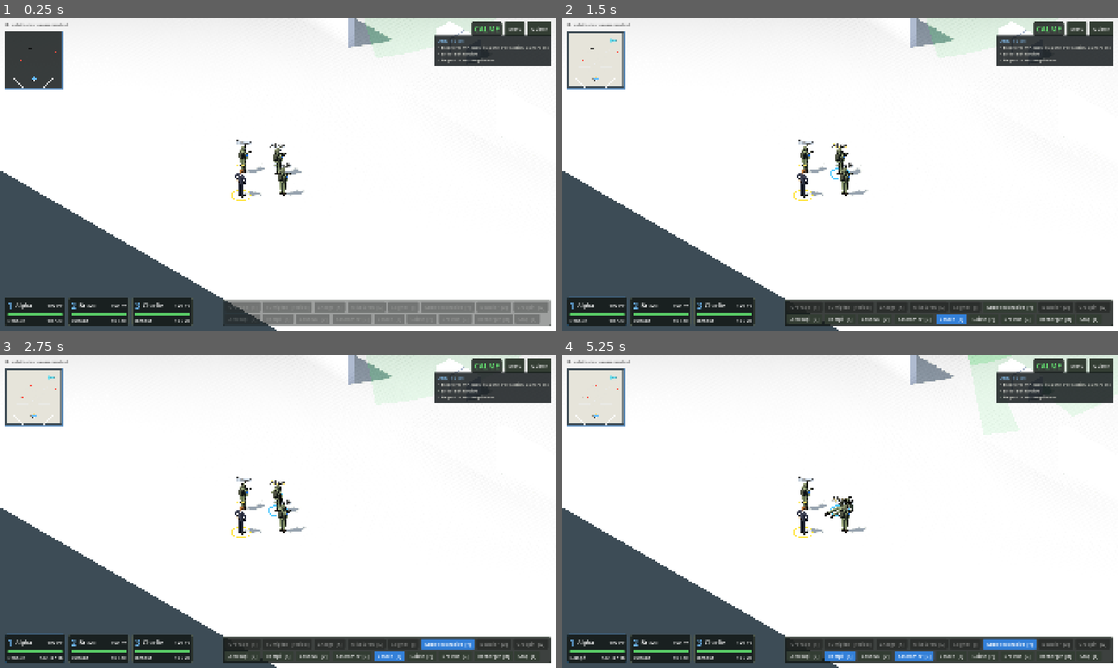
Above: before the commit, frames 1-4 (two rows, left to right).
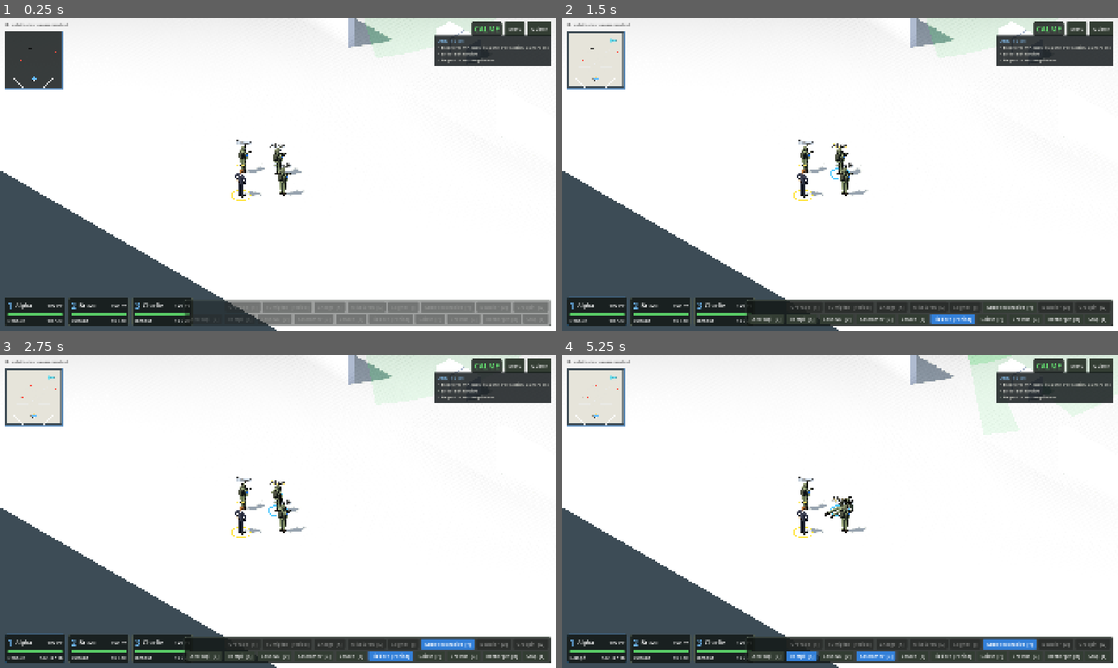
Above: after the commit, the same moments.

Repository: HackTechDev/Commando
Game: Godot game, scene res://scenes/levels/escort/escort.tscn
Two runs of this game, one before a commit and one after it. Both use one fixed random seed, a clock stepped at 60 frames per second and the inputs below. This scene is started directly instead of the project's main scene.
Inputs (mouse positions are in pixels of both pictures, inside the frame that each line leads up to):
- Up to frame 1 (0.25 s): no input
- Up to frame 2 (1.5 s): tap Enter (execute_orders) at 0.5 s; drag from (595, 312) to (895, 105) at 0.52 s; click (951, 318) at 1.25 s, where only the run after the commit has a clickable "Tir libre [Period]"
- Up to frame 3 (2.75 s): click "Arme secondaire [Y]" at 2 s
- Up to frame 4 (5.25 s): click "Accroupi [C]" at 2.75 s; click "Rampé [X]" at 3.5 s; click "Couteau [V]" at 4.25 s; click "Assommer [B]" at 5 s

The runs differ from the first frame. In frame 1, 0.7% of the frame differs, in the area x 33-99%, y 90-99%; in frame 2, 1.0%; in frame 3, 1.0%; in frame 4, 1.6%, in the area x 33-98%, y 90-99%.

Commit message:
Tir libre
Touche « : » ou bouton « Tir libre », puis clic sur un mur, un objet ou le
sol : rafale de 5 coups sur ce point. Les balles s'arrêtent sur le premier
obstacle ; murs fragiles, caisses et bidons cèdent sous les balles ; un
ennemi sur la trajectoire est touché.

Co-Authored-By: Claude Opus 5.5 <noreply@anthropic.com>

Diff:
--- a/project.godot
+++ b/project.godot
@@ -150,6 +150,11 @@
 "events": [Object(InputEventKey,"resource_local_to_scene":false,"resource_name":"","device":-1,"window_id":0,"alt_press …(190 unchanged characters)…
 ]
 }
+action_fire_at={
+"deadzone": 0.5,
+"events": [Object(InputEventKey,"resource_local_to_scene":false,"resource_name":"","device":-1,"window_id":0,"alt_pressed":false,"shift_pressed":false,"ctrl_pressed":false,"meta_pressed":false,"pressed":false,"keycode":0,"physical_keycode":46,"key_label":0,"unicode":0,"location":0,"echo":false,"script":null)
+]
+}
 action_smoke={
 "deadzone": 0.5,
 "events": [Object(InputEventKey,"resource_local_to_scene":false,"resource_name":"","device":-1,"window_id":0,"alt_press …(190 unchanged characters)…
--- a/scenes/ui/hud.tscn
+++ b/scenes/ui/hud.tscn
@@ -211,6 +211,14 @@
 toggle_mode = true
 text = "Lancer  [T]"
 
+[node name="FireAt" type="Button" parent="PlayerController/ActionBar/Rows/Buttons"]
+unique_name_in_owner = true
+layout_mode = 2
+focus_mode = 0
+tooltip_text = "Tir libre : puis clic gauche sur un mur, un objet ou le sol. Les opérateurs sélectionnés tirent une rafale de 5 coups sur ce point (ils s'approchent à portée s'il le faut). Un mur fragile, une caisse ou un bidon finit par céder sous les balles. Bruyant comme tout tir."
+toggle_mode = true
+text = "Tir libre"
+
 [node name="Crate" type="Button" parent="PlayerController/ActionBar/Rows/Buttons"]
 unique_name_in_owner = true
 layout_mode = 2
--- a/scripts/autoload/selection_manager.gd
+++ b/scripts/autoload/selection_manager.gd
@@ -2,7 +2,7 @@
 ## Unités sélectionnées et transmission des ordres.
 ##
 ## Ordres simultanés : en mode préparation (`planning`), les ordres donnés
-## (déplacement, attaque, couteau, lancer, grenade, fumigène, grappin,
+## (déplacement, attaque, tir libre, couteau, lancer, grenade, fumigène, grappin,
 ## caisse, escalade, pose et mise à feu d'une charge, soins, roulade) ne
 ## partent pas : chaque unité garde le dernier reçu, et
 ## `execute_plans` les lance tous ensemble. Les gestes immédiats (posture,
@@ -112,6 +112,15 @@
 		_issue(selected[i], selected[i].move_to.bind(point, run), point, &"move")
 
 
+## Ordonne aux unités sélectionnées une rafale de tir libre sur `target`
+## (mur, objet, sol). Renvoie vrai si au moins une a obéi.
+func order_fire_at(target: Vector3, run: bool = false) -> bool:
+	var any := false
+	for unit in selected:
+		any = _issue(unit, unit.fire_at.bind(target, run), target, &"attack") or any
+	return any
+
+
 ## Ordonne aux unités sélectionnées d'attaquer `enemy`.
 func order_attack(enemy: Enemy, run: bool) -> void:
 	for unit in selected:
--- a/scripts/props/climbable.gd
+++ b/scripts/props/climbable.gd
@@ -41,6 +41,8 @@
 ## Détruite par une explosion (invisible, sans collision).
 var is_broken: bool = false
 var _layer_before_break: int = 0
+## Dégâts de balles encaissés (tir libre), jusqu'à `toughness()`.
+var damage_taken: float = 0.0
 
 ## Souffle d'une explosion : en deçà de cette part du rayon, l'objet est
 ## détruit ; au-delà (jusqu'au rayon), il est projeté d'au plus `BLAST_PUSH` m.
@@ -228,6 +230,24 @@
 	return true
 
 
+## Points de résistance aux balles : une caisse tient plus qu'un bidon.
+func toughness() -> float:
+	return 220.0 if can_stand_on else 110.0
+
+
+## Balle qui frappe l'objet (tir libre) : détruit une fois `toughness()`
+## atteint. Un objet fixe (corniche) ou occupé n'est pas touché.
+func take_shot(damage: float, at: Vector3, from: Vector3) -> void:
+	if not movable or is_broken or occupant != null or handler != null:
+		return
+	damage_taken += damage
+	if damage_taken >= toughness():
+		var box := AABB(global_position - Vector3(half_extent, 0.0, half_extent), Vector3(half_extent * 2.0, top_height, half_extent * 2.0))
+		Debris.burst(get_parent(), box, from, _color(), 12)
+		Sfx.play_at(&"fall", global_position + Vector3.UP * 0.5, -2.0)
+		_set_broken(true)
+
+
 ## Couleur des éclats : bois d'une caisse, tôle d'un bidon.
 func _color() -> Color:
 	return Color(0.45, 0.33, 0.2) if can_stand_on else Color(0.32, 0.36, 0.3)
@@ -258,11 +278,12 @@
 ## Sauvegarde rapide (`QuickSave`) : place et orientation (caisses
 ## déplacées), objet détruit.
 func save_state() -> Dictionary:
-	return {"transform": global_transform, "broken": is_broken}
+	return {"transform": global_transform, "broken": is_broken, "damage": damage_taken}
 
 
 func load_state(data: Dictionary) -> void:
 	_set_broken(data.get("broken", false))
+	damage_taken = data.get("damage", 0.0)
 	var saved: Transform3D = data.get("transform", global_transform)
 	if saved.is_equal_approx(global_transform):
 		return
--- a/scripts/props/fragile_wall.gd
+++ b/scripts/props/fragile_wall.gd
@@ -14,8 +14,11 @@
 ## Une explosion casse le mur si son centre est à moins de cette part de son
 ## rayon d'effet (mesurée jusqu'au point le plus proche du mur).
 @export var break_ratio: float = 0.8
+## Points de résistance aux balles (tir libre) : à zéro, le mur tombe.
+@export var toughness: float = 300.0
 
 var is_broken: bool = false
+var damage_taken: float = 0.0
 var _shape: CollisionShape3D
 var _mesh: MeshInstance3D
 
@@ -73,6 +76,16 @@
 	return local.distance_to(nearest) <= radius * break_ratio
 
 
+## Balle tirée depuis `from` qui frappe le mur en `at` : il s'effrite, et
+## tombe une fois `toughness` atteint.
+func take_shot(damage: float, at: Vector3, from: Vector3) -> void:
+	if is_broken:
+		return
+	damage_taken += damage
+	if damage_taken >= toughness:
+		break_apart(at + (at - from).normalized() * -0.5)
+
+
 ## Le mur tombe en morceaux (éclats projetés loin de `from`).
 func break_apart(from: Vector3) -> void:
 	if is_broken:
@@ -85,11 +98,12 @@
 
 ## Sauvegarde rapide (`QuickSave`) : mur debout ou effondré.
 func save_state() -> Dictionary:
-	return {"broken": is_broken}
+	return {"broken": is_broken, "damage": damage_taken}
 
 
 func load_state(data: Dictionary) -> void:
 	_set_broken(data.get("broken", is_broken))
+	damage_taken = data.get("damage", 0.0)
 
 
 func _set_broken(broken: bool) -> void:
--- a/scripts/ui/help_overlay.gd
+++ b/scripts/ui/help_overlay.gd
@@ -27,6 +27,7 @@
 		[[&"parry"], "Parer : au moment où l'ennemi frappe"],
 		[[&"action_grenade"], "Grenade, puis clic au sol"],
 		[[&"action_smoke"], "Fumigène, puis clic au sol"],
+		[[&"action_fire_at"], "Tir libre, puis clic sur un mur ou un objet"],
 		[[&"reload"], "Recharger"],
 		[[&"switch_weapon"], "Arme secondaire / principale"],
 		[[&"action_sling"], "Arme à la bretelle"],
--- a/scripts/ui/hud.gd
+++ b/scripts/ui/hud.gd
@@ -11,6 +11,7 @@
 @onready var _knife: Button = %Knife
 @onready var _knockout: Button = %Knockout
 @onready var _throw: Button = %Throw
+@onready var _fire_at: Button = %FireAt
 @onready var _crate: Button = %Crate
 @onready var _sling: Button = %Sling
 @onready var _reload: Button = %Reload
@@ -65,6 +66,7 @@
 	_knife.pressed.connect(_controller.toggle_pending_action.bind(PlayerController.ACTION_KNIFE))
 	_knockout.pressed.connect(_controller.toggle_pending_action.bind(PlayerController.ACTION_KNOCKOUT))
 	_throw.pressed.connect(_controller.toggle_pending_action.bind(PlayerController.ACTION_THROW))
+	_fire_at.pressed.connect(_controller.toggle_pending_action.bind(PlayerController.ACTION_FIRE_AT))
 	_crate.pressed.connect(_controller.toggle_pending_action.bind(PlayerController.ACTION_CRATE))
 	_controller.pending_action_changed.connect(func(_action: StringName) -> void: _refresh_actions())
 	_sling.pressed.connect(SelectionManager.toggle_sling)
@@ -89,6 +91,7 @@
 	(_controller.get_node(^"Help") as Label).text = "%s : aide (toutes les commandes)" % KeyNames.label(&"toggle_help")
 	_weapon.text = "Arme secondaire  [%s]" % KeyNames.label(&"switch_weapon")
 	_smoke.text = "Fumigène  [%s]" % KeyNames.label(&"action_smoke")
+	_fire_at.text = "Tir libre  [%s]" % KeyNames.label(&"action_fire_at")
 	_build_mission_panels()
 	pause_menu = PauseMenu.new()
 	add_child(pause_menu)
@@ -156,7 +159,7 @@
 func _refresh_actions() -> void:
 	var selected := SelectionManager.selected
 	var empty := selected.is_empty()
-	for button: Button in [_crouch, _prone, _knife, _knockout, _throw, _crate, _sling, _reload, _stop]:
+	for button: Button in [_crouch, _prone, _knife, _knockout, _throw, _fire_at, _crate, _sling, _reload, _stop]:
 		button.disabled = empty
 	_action_bar.modulate.a = 0.5 if empty else 1.0
 	# Équipement : grisé si aucune unité sélectionnée n'en a.
@@ -179,5 +182,6 @@
 	_knife.set_pressed_no_signal(_controller.pending_action == PlayerController.ACTION_KNIFE)
 	_knockout.set_pressed_no_signal(_controller.pending_action == PlayerController.ACTION_KNOCKOUT)
 	_throw.set_pressed_no_signal(_controller.pending_action == PlayerController.ACTION_THROW)
+	_fire_at.set_pressed_no_signal(_controller.pending_action == PlayerController.ACTION_FIRE_AT)
 	_crate.set_pressed_no_signal(_controller.pending_action == PlayerController.ACTION_CRATE)
 	_sling.set_pressed_no_signal(not empty and selected.all(func(unit: Commando) -> bool: return unit.weapon_slung))
--- a/scripts/ui/player_controller.gd
+++ b/scripts/ui/player_controller.gd
@@ -31,6 +31,8 @@
 const ACTION_GRENADE := &"grenade"
 ## Fumigène : puis clic gauche au sol.
 const ACTION_SMOKE := &"smoke"
+## Tir libre : puis clic gauche sur un mur, un objet ou le sol.
+const ACTION_FIRE_AT := &"fire_at"
 ## Grappin : puis clic gauche sur un point en hauteur.
 const ACTION_GRAPPLE := &"grapple"
 
@@ -257,6 +259,8 @@
 	match pending_action:
 		ACTION_GRENADE, ACTION_SMOKE:
 			return GameCursor.Kind.GRENADE
+		ACTION_FIRE_AT:
+			return GameCursor.Kind.ATTACK
 		ACTION_GRAPPLE:
 			return _grapple_cursor(screen_position)
 		ACTION_CRATE:
@@ -400,6 +404,8 @@
 		toggle_pending_action(ACTION_GRENADE)
 	elif event.is_action_pressed(&"action_smoke"):
 		toggle_pending_action(ACTION_SMOKE)
+	elif event.is_action_pressed(&"action_fire_at"):
+		toggle_pending_action(ACTION_FIRE_AT)
 	elif event.is_action_pressed(&"action_grapple"):
 		if pending_action == ACTION_GRAPPLE or _has_grapnel():
 			toggle_pending_action(ACTION_GRAPPLE)
@@ -674,6 +680,16 @@
 				Sfx.play_ui(&"denied")
 		cancel_pending_action()
 		return
+	if pending_action == ACTION_FIRE_AT:
+		var spot := _raycast(screen_position, MASK_GROUND)
+		if not spot.is_empty():
+			var aim: Vector3 = spot["position"]
+			if SelectionManager.order_fire_at(aim):
+				_spawn_marker(aim, marker_attack_color)
+			else:
+				Sfx.play_ui(&"denied")
+		cancel_pending_action()
+		return
 	if pending_action == ACTION_GRENADE or pending_action == ACTION_SMOKE:
 		var ground := _raycast(screen_position, MASK_GROUND)
 		if not ground.is_empty():
--- /dev/null
+++ b/scripts/units/actions/fire_at_order.gd
@@ -0,0 +1,68 @@
+class_name FireAtOrder
+extends CommandoAction
+## Tir libre sur un point (mur, objet, sol) : s'approcher à portée, épauler,
+## puis tirer une rafale de `shots` coups (rechargement compris). Les balles
+## s'arrêtent sur le premier obstacle ; un objet destructible (mur fragile,
+## caisse, bidon) encaisse les dégâts (`Commando._fire_at_point`).
+
+## Coups d'une rafale.
+const BURST := 5
+
+var point: Vector3
+var run: bool
+var shots_left: int = BURST
+
+
+func _init(owner: Commando, target: Vector3, running: bool) -> void:
+	super(owner)
+	point = target
+	run = running
+
+
+func start() -> void:
+	unit._running = run
+	unit._fire_cooldown = unit.stats.aim_time
+
+
+func look_point() -> Vector3:
+	return point
+
+
+## L'opérateur épaule pendant toute la rafale.
+func is_aiming() -> bool:
+	return shots_left > 0
+
+
+func update(delta: float) -> Vector3:
+	if shots_left <= 0:
+		finish()
+		return Vector3.ZERO
+	if not unit._ready_to_fire():
+		unit.flash_hint(Commando.Hint.NO_AMMO)
+		finish()
+		return Vector3.ZERO
+	var to_target := point - unit.global_position
+	to_target.y = 0.0
+	var distance := to_target.length()
+	if distance <= unit.stats.fire_range:
+		if distance > 0.01:
+			unit._face(to_target, delta)
+		unit._fire_cooldown -= delta
+		if unit.ammo_in_magazine <= 0:
+			unit.reload()
+		elif not unit.is_reloading() and unit._model.is_weapon_ready() and not unit._model.is_changing_posture() \
+				and unit._fire_cooldown <= 0.0 and (distance < 0.5 or (-unit.global_basis.z).angle_to(to_target) < 0.25):
+			unit._fire_at_point(point)
+			shots_left -= 1
+		return Vector3.ZERO
+	unit.report_hint(Commando.Hint.OUT_OF_RANGE)
+	unit._fire_cooldown = unit.stats.aim_time
+	if unit.perched_on:
+		unit._descend(point, func() -> void: pass)
+		return Vector3.ZERO
+	if unit._agent.target_position.distance_to(point) > 0.5:
+		unit._agent.target_position = point
+	if unit._agent.is_navigation_finished():
+		finish()
+		return Vector3.ZERO
+	return unit._follow_path(delta)
--- a/scripts/units/commando.gd
+++ b/scripts/units/commando.gd
@@ -305,7 +305,7 @@
 	var hands_free := (_order != null and _order.hands_free()) or (_gesture != null and _gesture.hands_free())
 	_model.weapon_slung = not is_dead and (weapon_slung or _climbing or hands_free or is_traversing())
 	_update_reload(delta)
-	_model.aiming = not is_dead and _order is AttackOrder and (_order as AttackOrder).is_aiming()
+	_model.aiming = not is_dead and ((_order is AttackOrder and (_order as AttackOrder).is_aiming()) or (_order is FireAtOrder and (_order as FireAtOrder).is_aiming()))
 	_model.look_target = _look_point()
 	_model.shield_raised = is_shield_up()
 	_model.hostage_hold = hostage != null
@@ -1441,6 +1441,72 @@
 		enemy.take_hit(stats.damage_at(distance), global_position)
 
 
+## Ordonne une rafale de tir libre sur `target` (mur, objet, sol) : l'unité
+## s'approche à portée, puis tire `FireAtOrder.BURST` coups. Renvoie faux si
+## elle ne peut pas tirer.
+func fire_at(target: Vector3, run: bool = false) -> bool:
+	if is_dead or _hopping:
+		return false
+	if not _ready_to_fire():
+		flash_hint(Hint.NO_AMMO)
+		return false
+	weapon_slung = false
+	_set_order(FireAtOrder.new(self, target, run))
+	return true
+
+
+## Obstacles et cibles qu'une balle tirée librement peut frapper : sol, murs
+## et caisses, ennemis debout ou au sol.
+const MASK_FREE_FIRE := 0b11011
+## Écart (m, à 10 m) d'une balle tirée librement, selon la précision.
+const FREE_FIRE_SPREAD := 0.35
+
+
+## Un coup de tir libre vers `point` : la balle file jusqu'au premier
+## obstacle ; un ennemi est blessé, un objet destructible (`take_shot`)
+## encaisse les dégâts.
+func _fire_at_point(point: Vector3) -> void:
+	_fire_cooldown = stats.fire_interval
+	ammo_in_magazine -= 1
+	EventBus.unit_ammo_changed.emit(self)
+	var forward := -global_basis.z
+	var muzzle := global_position + Vector3.UP * _weapon_height() + forward * 0.7
+	var aim := point
+	if aim.distance_to(muzzle) < 1.0:
+		aim = muzzle + forward * 2.0
+	var distance := Vector2(aim.x - muzzle.x, aim.z - muzzle.z).length()
+	# Écart aléatoire, plus grand de loin et avec une arme peu précise.
+	var sloppiness := 1.0 - lerpf(stats.hit_chance_near, stats.hit_chance_far, clampf(distance / stats.fire_range, 0.0, 1.0))
+	var spread := FREE_FIRE_SPREAD * (0.3 + sloppiness) * distance / 10.0
+	aim += Vector3(randf_range(-spread, spread), randf_range(-spread, spread) * 0.6, randf_range(-spread, spread))
+	var direction := (aim - muzzle).normalized()
+	var excluded: Array[RID] = [get_rid()]
+	if hostage:
+		excluded.append(hostage.get_rid())
+	var query := PhysicsRayQueryParameters3D.create(muzzle, aim + direction * ShotImpact.MISS_RANGE, MASK_FREE_FIRE, excluded)
+	var hit := get_world_3d().direct_space_state.intersect_ray(query)
+	var scene := get_tree().current_scene as Node3D
+	var end := aim + direction * 4.0
+	if not hit.is_empty():
+		end = hit["position"]
+		var damage := stats.damage_at(distance)
+		var target := hit["collider"] as Node
+		if target is Enemy and not (target as Enemy).is_dead:
+			ShotImpact.hit(scene, target as Node3D, end, muzzle, damage, false)
+			(target as Enemy).take_hit(damage, global_position)
+		else:
+			ShotImpact.burst(scene, end, hit["normal"], ShotImpact.DUST, 10, 2.2)
+			if target and target.has_method(&"take_shot"):
+				target.call(&"take_shot", damage, end, muzzle)
+	Tracer.spawn(scene, muzzle, end, Color(0.6, 0.9, 1.0))
+	_model.play_shot()
+	if stats.suppressed:
+		Sfx.play_at(&"shot_suppressed", muzzle, -4.0)
+	else:
+		Sfx.play_at(&"shot", muzzle)
+	EventBus.noise_emitted.emit(global_position, stats.gunshot_noise_radius, &"gunshot")
+
+
 func _current_speed() -> float:
 	if hostage:
 		return stats.walk_speed * HOSTAGE_SPEED
--- /dev/null
+++ b/tests/gameplay/test_free_fire.gd
@@ -0,0 +1,96 @@
+extends LevelTest
+## Tir libre : rafale sur un mur, un objet ou le sol ; les objets
+## destructibles cèdent sous les balles.
+
+var _noises: Array = []
+
+
+func before_each() -> void:
+	super()
+	_noises.clear()
+	await load_level()
+	park(node("Enemies/Soldier1"))
+	park(node("Enemies/TrainingDummy"), Vector3(25, 0, 25))
+	for name in ["Alpha", "Bravo", "Charlie"]:
+		hide_from_enemies(node("Units/" + name))
+	EventBus.noise_emitted.connect(_on_noise)
+
+
+func after_each() -> void:
+	EventBus.noise_emitted.disconnect(_on_noise)
+	SelectionManager.set_planning(false)
+	SelectionManager.clear()
+	super()
+
+
+func _on_noise(_at: Vector3, _radius: float, kind: StringName) -> void:
+	_noises.append(kind)
+
+
+func test_a_burst_is_fired_at_the_point() -> void:
+	var alpha: Commando = node("Units/Alpha")
+	var ammo := alpha.ammo_in_magazine + alpha.ammo_reserve
+	var spot := alpha.global_position + Vector3(0, 0, -8)
+	assert_true(alpha.fire_at(spot), "ordre accepté")
+	assert_gt(await frames_until(func() -> bool: return alpha._model.aiming, 120), -1, "il épaule")
+	assert_gt(await frames_until(func() -> bool: return not (alpha._order is FireAtOrder), 600), -1, "rafale terminée")
+	assert_eq(ammo - (alpha.ammo_in_magazine + alpha.ammo_reserve), FireAtOrder.BURST, "cinq coups")
+	assert_has(_noises, &"gunshot", "on l'entend")
+
+
+func test_fragile_wall_falls_under_the_bullets() -> void:
+	var alpha: Commando = node("Units/Alpha")
+	var wall: FragileWall = node("NavigationRegion3D/FragileWall")
+	alpha.global_position = wall.global_position + Vector3(0, 0, -7)
+	await frames(5)
+	var target := wall.global_position + Vector3(0, 1.2, 0)
+	for burst in 4:
+		if wall.is_broken:
+			break
+		assert_true(alpha.fire_at(target))
+		await frames_until(func() -> bool: return not (alpha._order is FireAtOrder), 600)
+	assert_true(wall.is_broken, "le mur a cédé")
+	assert_gt(wall.damage_taken, 0.0)
+
+
+func test_a_crate_is_shot_to_pieces_but_not_an_occupied_one() -> void:
+	var alpha: Commando = node("Units/Alpha")
+	var crate: Climbable = node("NavigationRegion3D/Crate4")
+	alpha.global_position = crate.global_position + Vector3(-7, 0, 0)
+	await frames(5)
+	var target := crate.global_position + Vector3(0, 0.6, 0)
+	for burst in 3:
+		if crate.is_broken:
+			break
+		alpha.fire_at(target)
+		await frames_until(func() -> bool: return not (alpha._order is FireAtOrder), 600)
+	assert_true(crate.is_broken, "caisse en morceaux")
+	var other: Climbable = node("NavigationRegion3D/Crate5")
+	other.occupant = node("Units/Bravo")
+	other.take_shot(1000.0, other.global_position, alpha.global_position)
+	assert_false(other.is_broken, "quelqu'un dessus : elle tient")
+	other.occupant = null
+
+
+func test_an_enemy_in_the_line_of_fire_is_hit() -> void:
+	var alpha: Commando = node("Units/Alpha")
+	var dummy: Enemy = node("Enemies/TrainingDummy")
+	dummy.blind = true
+	alpha.global_position = dummy.global_position + Vector3(0, 0, 6)
+	await frames(5)
+	var hp := dummy.health.health
+	seed(3)
+	alpha.fire_at(dummy.global_position + Vector3(0, 1.0, -4.0))
+	await frames_until(func() -> bool: return not (alpha._order is FireAtOrder), 600)
+	assert_lt(dummy.health.health, hp, "touché au passage")
+
+
+func test_free_fire_can_be_planned() -> void:
+	var alpha: Commando = node("Units/Alpha")
+	SelectionManager.select([alpha] as Array[Commando])
+	SelectionManager.set_planning(true)
+	assert_true(SelectionManager.order_fire_at(alpha.global_position + Vector3(0, 0, -6)))
+	await frames(10)
+	assert_false(alpha._order is FireAtOrder, "en attente")
+	SelectionManager.execute_plans()
+	assert_true(alpha._order is FireAtOrder, "lancé")
Not shown, added: scripts/units/actions/fire_at_order.gd.uid
Not shown, added: tests/gameplay/test_free_fire.gd.uid
Not shown, changed: CHANGELOG.md
Not shown, changed: DECISIONS.md
